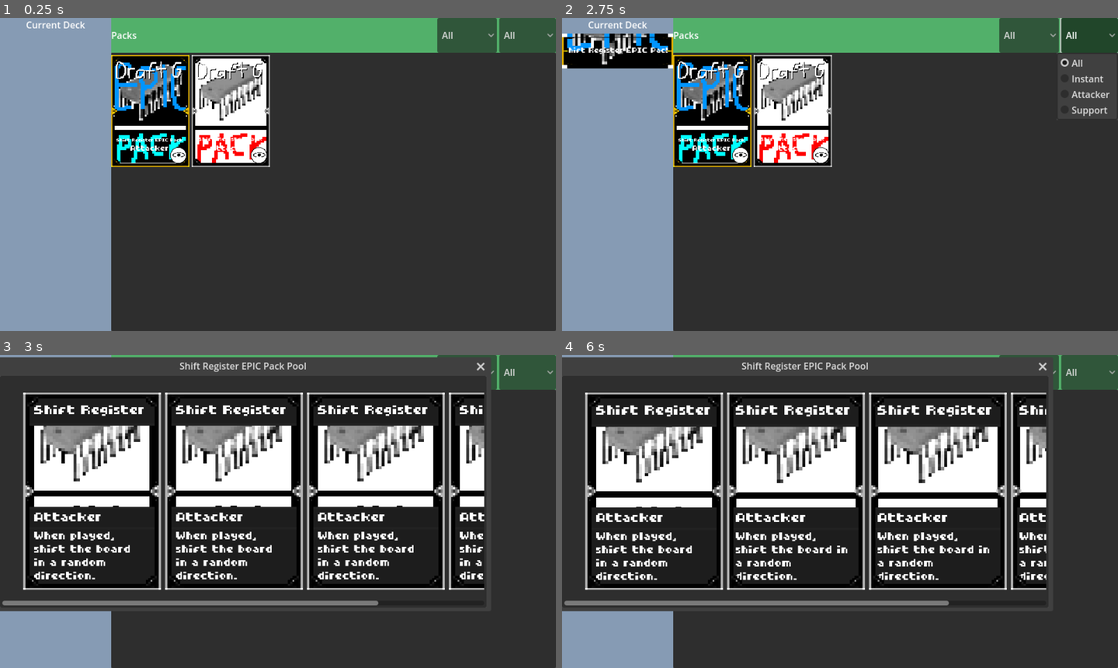
Above: before the commit, frames 1-4 (two rows, left to right).
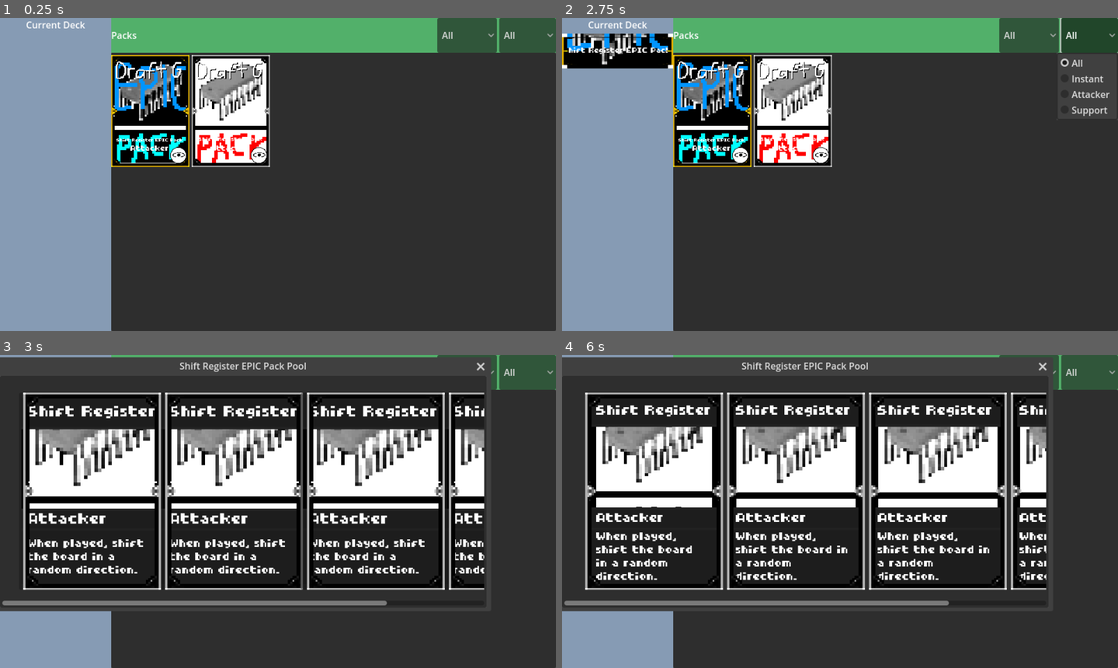
Above: after the commit, the same moments.

Repository: NobleMetalLabs/the-genesis-gambit
Game: Godot game, scene res://scn/menu/SelectPacks.tscn
The game is run twice, just before and just after one commit, with the same random seed, the same clock (stepped at 60 frames per second) and the same inputs. This scene is started directly instead of the project's main scene.
Inputs (mouse positions are in pixels of both pictures, inside the frame that each line leads up to):
- Up to frame 1 (0.25 s): no input
- Up to frame 2 (2.75 s): click (712, 111) at 0.52 s; click "All" at 1.25 s; click "All" at 2 s
- Up to frame 3 (3 s): click (177, 492) at 2.77 s
- Up to frame 4 (6 s): click (617, 389) at 3.52 s; click "All" at 4.25 s; click "All" at 5 s; click (739, 492) at 5.77 s

Frames 1-2 are identical in both runs. In frame 3, 18% of the frame differs, in the area x 3-88%, y 12-80%; in frame 4, nothing differs.

Commit message:
Add removing slices (Right Click)

Diff:
--- a/ast/ui/TitleLabelSettings.tres
+++ b/ast/ui/TitleLabelSettings.tres
@@ -4,4 +4,4 @@
 
 [resource]
 font = ExtResource("1_5rhte")
-font_size = 50
+font_size = 49
--- a/scn/menu/SelectPacks.tscn
+++ b/scn/menu/SelectPacks.tscn
@@ -14,7 +14,6 @@
 script = ExtResource("1_cwgrl")
 pack_scene = ExtResource("2_n0gj3")
 pack_slice_scene = ExtResource("3_5avu2")
-metadata/_edit_lock_ = true
 
 [node name="CurrentDeckPanel" type="PanelContainer" parent="."]
 clip_contents = true
--- a/scn/ui/UIFullPack.tscn
+++ b/scn/ui/UIFullPack.tscn
@@ -12,7 +12,7 @@
 [sub_resource type="LabelSettings" id="LabelSettings_65ulp"]
 resource_local_to_scene = true
 font = ExtResource("4_kb103")
-font_size = 39
+font_size = 1
 outline_color = Color(0, 0, 0, 0)
 
 [node name="UIFullPack" type="AspectRatioContainer"]
--- a/scn/ui/UIPackSlice.tscn
+++ b/scn/ui/UIPackSlice.tscn
@@ -8,7 +8,7 @@
 [sub_resource type="LabelSettings" id="LabelSettings_65ulp"]
 resource_local_to_scene = true
 font = ExtResource("4_tji0j")
-font_size = 39
+font_size = 59
 outline_color = Color(0, 0, 0, 0)
 
 [node name="UIPackSlice" type="AspectRatioContainer"]
@@ -30,6 +30,7 @@
 [node name="FULL-BUTTON" type="Button" parent="PanelContainer"]
 unique_name_in_owner = true
 layout_mode = 2
+button_mask = 2
 
 [node name="IMAGE" type="TextureRect" parent="PanelContainer"]
 unique_name_in_owner = true
--- a/src/menu/SelectPacks.gd
+++ b/src/menu/SelectPacks.gd
@@ -21,11 +21,7 @@
 		pack_container.add_child(new_pack, true)
 		new_pack.set_metadata(new_pack_data)
 		new_pack.custom_minimum_size = Vector2(135,200)
-		new_pack.full_button.pressed.connect(
-			func() -> void:
-				add_slice(new_pack_data)
-				SaveData.selected_decks[new_pack_data.rarity].append(new_pack_data)
-		)
+		new_pack.full_button.pressed.connect(add_slice.bind(new_pack_data))
 
 var selected_rarity : int = 0
 var selected_type : int = 0
@@ -48,3 +44,13 @@
 		slice_container.add_child(new_pack_slice)
 		new_pack_slice.name = _metadata.name
 		new_pack_slice.set_metadata(_metadata)
+		new_pack_slice.full_button.pressed.connect(remove_slice.bindv([_metadata, new_pack_slice]))
+	selected_rarity_array.append(_metadata)
+
+func remove_slice(_metadata : PackMetadata, pack_slice_in_question : UIPackSlice) -> void:
+	var selected_rarity_array : Array = SaveData.selected_decks[_metadata.rarity]
+	selected_rarity_array.erase(_metadata)
+	var count : int = selected_rarity_array.count(_metadata)
+	if count >= 1:
+		pack_slice_in_question.set_label_multiplier(count)
+	else: pack_slice_in_question.queue_free()
--- a/src/ui/UIPackSlice.gd
+++ b/src/ui/UIPackSlice.gd
@@ -14,4 +14,6 @@
 	border_component.set_rarity(metadata.rarity)
 
 func set_label_multiplier(count : int) -> void:
-	title_label.text = _metadata.name + " (x%s)"%count
+	if count > 1: title_label.text = _metadata.name + " (x%s)"%count
+	else: title_label.text = _metadata.name
+	title_label.emit_signal("item_rect_changed")
